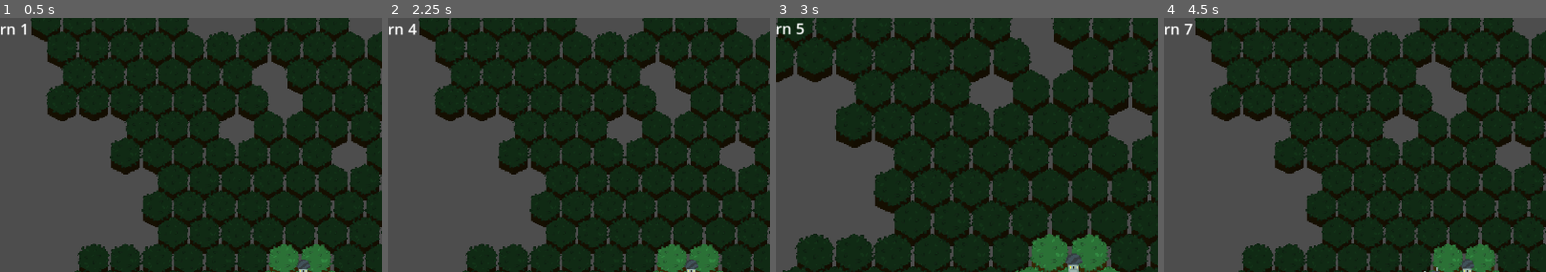
Above: before the commit, frames 1-4 (left to right).
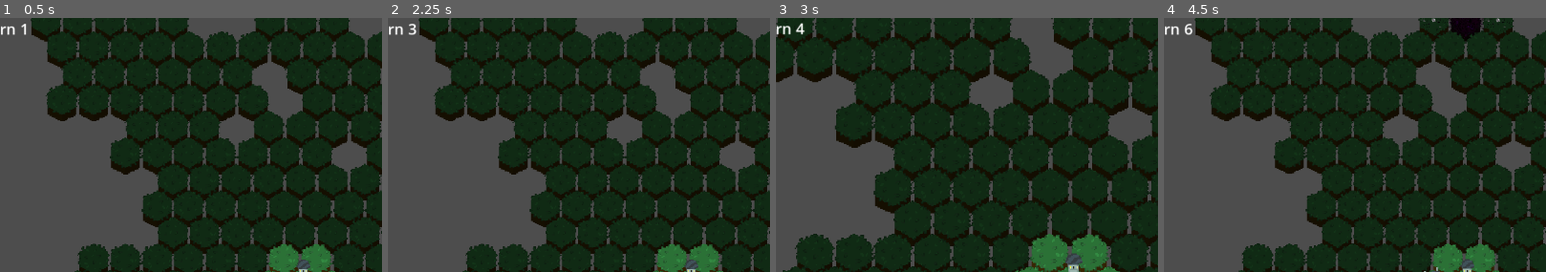
Above: after the commit, the same moments.

Repository: KlaimP/GameJam2.0
Game: Godot game, scene res://main.tscn
Same seed, same stepped clock (60 frames per second), same inputs: the game is played once before the commit and once after it.
Inputs (mouse positions are % of the whole screen's width and height, from its top left):
- Up to frame 1 (0.5 s): no input
- Up to frame 2 (2.25 s): click "Skip Turn" at 0.5 s; click "Skip Turn" at 1.25 s; click "Skip Turn" at 2 s
- Up to frame 3 (3 s): tap Enter at 2.75 s; move the mouse to (43, 53) at 2.77 s; tap Mouse wheel up (cam_zoom_in) at 2.85 s; click (43, 53) at 2.92 s
- Up to frame 4 (4.5 s): tap Space at 3.5 s; move the mouse to (37, 53) at 3.52 s; tap Mouse wheel down (cam_zoom_out) at 3.6 s; click (37, 53) at 3.67 s; click "Factory" at 4.25 s
The pictures show only the part of the screen within x 4-54%, y 0-50%; the shares and areas given below are measured in that part.

Frame 1 is identical in both runs. In frame 2, less than 0.1% of the frame differs, in the area x 5-8%, y 2-7%; in frame 3, less than 0.1%; in frame 4, 0.6%, in the area x 5-90%, y 0-7%.

Commit message:
Возможно даже без багов

Diff:
--- a/Dark.gd
+++ b/Dark.gd
@@ -1,11 +1,12 @@
 extends Node2D
 
 @onready var map = $"../Map"
-@onready var darkScene = load("res://dark.tscn")
+@onready var darkScene = load("res://Dark.tscn")
 @onready var futureDarkScene = load("res://FutureDark.tscn")
 
-var darkPower: float = 0.5
-var futureInfectChance = 0.7
+var darkPower: float = 0.1
+var darkPowerChange: float = 0.1
+var futureInfectChance = 0.4
 var infectChance = 0.0
 
 var playedTurns = 0
@@ -17,7 +18,7 @@
 
 func _ready():
 	EventBus.dark = self
-	EventBus.end_turn.connect(infect)
+	EventBus.take_dark.emit(self)
 	first_infection()
 	future_infected()
 
@@ -34,12 +35,18 @@
 
 func infect():
 	playedTurns += 1
-	darkPower += playedTurns%10 * 0.5
+	darkPower = int(playedTurns/10 + 1) * darkPowerChange
+	for tile in infectedTiles:
+		if tile.lightPower > calculate_dark(tile):
+			destroy_infection(tile)
+	for tile in futureInfectedTiles:
+		if tile.lightPower > calculate_dark(tile):
+			destroy_infection(tile)
 	for tile in futureInfectedTiles:
 		if tile.lightPower < calculate_dark(tile):
 			if randf() < infectChance: continue
 			infect_tile(tile)
-	var newArr: Array
+	var newArr: Array = []
 	for tile in futureInfectedTiles:
 		if tile.futureDark != null: newArr.append(tile)
 	futureInfectedTiles.clear()
@@ -52,7 +59,7 @@
 			if neigh.dark != null: continue
 			if neigh.futureDark != null: continue
 			if neigh.lightPower < calculate_dark(neigh):
-				if randf() < futureInfectChance: continue
+				if randf() > futureInfectChance: continue
 				future_infect_tile(neigh)
 	EventBus.start_turn.emit()
 
--- a/camera.gd
+++ b/camera.gd
@@ -64,8 +64,8 @@
 func set_zoom_settings():
 	var sumX = abs(edgeLeft) + abs(edgeRight)
 	var sumY = abs(edgeUp) + abs(edgeDown)
-	var max = sumX if sumX > sumY else sumY
-	zoomMax = screenResolution.x / max
+	var maxVal = sumX if sumX > sumY else sumY
+	zoomMax = screenResolution.x / maxVal
 	zoomDefault = zoomMax
 	zoom = Vector2(zoomDefault, zoomDefault)
 	check_position()
--- a/components/Castle.gd
+++ b/components/Castle.gd
@@ -3,31 +3,41 @@
 var curMaterials := 10
 var maxEnergy := 5
 var consumedEnergy := 0
-var price := 2
 var playedTurns = 0
+
+var energyConsumers: Array
 
 var lightPower = 2
 var tile
 
 func _ready():
+	EventBus.light.connect(light_around)
 	EventBus.castle = self
-	EventBus.start_turn.connect(start_turn)
-	EventBus.end_turn.connect(end_turn)
 
-func light_around(value):
-	tile.change_light(lightPower * value)
+
+func light_around():
+	tile.change_light(lightPower)
 	for neigh in tile.connectedTiles:
-		neigh.change_light(lightPower* value)
+		neigh.change_light(lightPower)
+
+func dark_around():
+	tile.change_light(-lightPower)
+	for neigh in tile.connectedTiles:
+		neigh.change_light(-lightPower)
+
 
 func destroy():
-	light_around(-1)
+	dark_around()
 	print("destroy")
 
-func _process(delta):
+
+func _process(_delta):
 	change_labels()
+
 
 func add_materials(materials):
 	curMaterials += materials
+
 
 func take_materials(needed_materials):
 	if curMaterials - needed_materials < 0:
@@ -35,27 +45,35 @@
 	curMaterials -= needed_materials
 	return true
 
-func take_energy(needed_energy):
-	if needed_energy + consumedEnergy > maxEnergy:
-		return false
-	consumedEnergy += needed_energy
-	return true
-
-func return_energy(towerEnergy):
-	consumedEnergy -= towerEnergy
-
 func add_energy(value):
 	maxEnergy += value
 
+func add_consumer(node):
+	energyConsumers.append(node)
+
+func take_energy():
+	consumedEnergy = 0
+	for consumer in energyConsumers:
+		if consumedEnergy + consumer.neededEnergy > maxEnergy: break
+		consumedEnergy += consumer.neededEnergy
+		consumer.work()
+
+func return_energy(node):
+	energyConsumers.erase(node)
+
+
 func change_labels():
-	var energyLabel: Array
+	var energyLabel: Array = []
 	energyLabel.append(consumedEnergy)
 	energyLabel.append(maxEnergy)
 	EventBus.change_energy_label.emit(energyLabel)
 	EventBus.change_materials_label.emit(curMaterials)
 
+
 func start_turn():
 	change_labels()
+	light_around()
+	take_energy()
 	playedTurns += 1
 	EventBus.change_turn_label.emit(playedTurns)
 
--- a/components/Factory.gd
+++ b/components/Factory.gd
@@ -1,25 +1,21 @@
 extends Node2D
 
-var work := false
+
 var materialGeneration := 2
-var energyConsum := 1;
+var neededEnergy := 1
 var castle
 
 func _ready():
+	EventBus.set_light.connect(func(): modulate = Color.DIM_GRAY)
 	castle = EventBus.castle
-	EventBus.end_turn.connect(turn)
-	work=working()
+	castle.add_consumer(self)
+
 
 func destroy():
-	castle.return_energy(energyConsum)
+	castle.return_energy(self)
 	queue_free()
 
-func turn():
+
+func work():
 	castle.add_materials(materialGeneration)
-	if !work:
-		work=working()
-
-func working() -> bool:
-	var _get = castle.take_energy(energyConsum)
-	print("Take " + str(energyConsum) + " energy: " + str(_get))
-	return _get
+	modulate = Color.WHITE
--- a/components/Light.gd
+++ b/components/Light.gd
@@ -2,38 +2,59 @@
 
 var tile
 
-var work := false
-var levelLight := 1;
-var energyConsum := 1;
-var castle;
+var levelLight := 1
+var neededEnergy := 1
+var castle
+
+var level = 0
+var levelMax = 3
+var upgradeCost = [3,5,6]
 
 var lightPower = 1
 
 
 func _ready():
-	EventBus.start_turn.connect(start_turn)
+	EventBus.set_light.connect(func(): modulate = Color.DIM_GRAY)
 	castle = EventBus.castle
-	work = working()
+	castle.add_consumer(self)
+	$LevelLabel.text = str(level + 1)
+
 
 func destroy():
-	castle.return_energy(energyConsum)
-	light_around(-1)
+	castle.return_energy(self)
 	queue_free()
 
-func light_around(value):
-	tile.change_light(lightPower * value)
+
+func light_around():
+	tile.change_light(lightPower)
 	for neigh in tile.connectedTiles:
-		neigh.change_light(lightPower* value)
-
-func start_turn():
-	if !work:
-		work = working()
-		if work:
-			light_around(1)
+		neigh.change_light(lightPower)
 
 
+func upgrade():
+	if level >= levelMax: return
+	if castle.take_materials(upgradeCost[level]):
+		level += 1
+		neededEnergy += 1
+		lightPower += 1
+		$LevelLabel.text = str(level + 1)
+		EventBus.end_turn.emit()
 
-func working() -> bool:
-	var _get = castle.take_energy(energyConsum)
-	print("Take " + str(energyConsum) + " energy: " + str(_get))
-	return _get
+
+func work():
+	light_around()
+	modulate = Color.WHITE
+
+
+func _on_mouse_entered():
+	$LevelLabel.show()
+	$Button.show()
+
+
+func _on_mouse_exited():
+	$LevelLabel.hide()
+	$Button.hide()
+
+
+func _on_button_pressed():
+	upgrade()
--- a/components/Light.tscn
+++ b/components/Light.tscn
@@ -3,11 +3,35 @@
 [ext_resource type="Script" path="res://components/Light.gd" id="1_5g1hr"]
 [ext_resource type="Texture2D" uid="uid://co53m5p2v24tj" path="res://assets/lamp.png" id="2_sqrrm"]
 
-[node name="Light" type="Node2D"]
+[node name="Light" type="Area2D"]
 script = ExtResource("1_5g1hr")
+
+[node name="CollisionPolygon2D" type="CollisionPolygon2D" parent="."]
+polygon = PackedVector2Array(0, -36, 32, -16, 32, 16, 0, 36, -32, 16, -32, -16)
 
 [node name="Sprite2D" type="Sprite2D" parent="."]
 texture_filter = 1
 position = Vector2(0, -20)
 scale = Vector2(2, 2)
 texture = ExtResource("2_sqrrm")
+
+[node name="LevelLabel" type="Label" parent="."]
+offset_left = -4.0
+offset_top = -43.0
+offset_right = 36.0
+offset_bottom = -20.0
+text = "1"
+horizontal_alignment = 1
+vertical_alignment = 1
+
+[node name="Button" type="Button" parent="."]
+offset_left = -40.0
+offset_top = -20.0
+offset_right = 40.0
+offset_bottom = 15.0
+mouse_filter = 1
+text = "Upgrade"
+
+[connection signal="mouse_entered" from="." to="." method="_on_mouse_entered"]
+[connection signal="mouse_exited" from="." to="." method="_on_mouse_exited"]
+[connection signal="pressed" from="Button" to="." method="_on_button_pressed"]
--- a/components/LightGenerator.gd
+++ b/components/LightGenerator.gd
@@ -1,18 +1,17 @@
 extends Node2D
 
-var work := true
-var energyGeneration := 6
+var energyGeneration := 3
 var castle
 
 func _ready():
 	castle = EventBus.castle
-	working()
+	work()
 
 func destroy():
 	destroyed()
 	queue_free()
 
-func working():
+func work():
 	castle.add_energy(energyGeneration)
 
 func destroyed():
--- /dev/null
+++ b/main.gd
@@ -0,0 +1,21 @@
+extends Node2D
+
+@onready var dark = $Dark
+var castle
+
+
+func _ready():
+	EventBus.end_turn.connect(end_turn)
+	castle = EventBus.castle
+
+
+func end_turn():
+	dark.infect()
+	castle.end_turn()
+	start_turn()
+
+
+func start_turn():
+	EventBus.set_light.emit()
+	EventBus.light.emit()
+	castle.start_turn()
--- a/main.tscn
+++ b/main.tscn
@@ -1,6 +1,7 @@
-[gd_scene load_steps=9 format=3 uid="uid://bqepsxv2y24uo"]
+[gd_scene load_steps=10 format=3 uid="uid://bqepsxv2y24uo"]
 
 [ext_resource type="Script" path="res://map/map.gd" id="1_n1bfs"]
+[ext_resource type="Script" path="res://main.gd" id="1_vhywa"]
 [ext_resource type="Script" path="res://camera.gd" id="2_2xbfh"]
 [ext_resource type="Script" path="res://scripts/LabelEnergy.gd" id="2_mnvyg"]
 [ext_resource type="PackedScene" uid="uid://dubcd60cprcpp" path="res://components/BuildMenu.tscn" id="2_x1yqp"]
@@ -10,6 +11,7 @@
 [ext_resource type="Script" path="res://SkipTurnButton.gd" id="4_qmleu"]
 
 [node name="Main" type="Node2D"]
+script = ExtResource("1_vhywa")
 
 [node name="Camera2D" type="Camera2D" parent="."]
 z_index = 100
--- a/map/map.gd
+++ b/map/map.gd
@@ -37,6 +37,7 @@
 	connect_neighbors()
 	tiles[Vector3(0,0,0)].set_build(0)
 	EventBus.calculate_edges.emit(find_edges())
+	EventBus.start_turn.emit()
 
 
 
@@ -52,7 +53,7 @@
 		create_tiles_around(arr[randi_range(0,arr.size()-1)])
 
 func find_low_neighbor_tile():
-	var minTile: Array
+	var minTile: Array = []
 	minTile.append(tiles[Vector3.ZERO])
 	for tile in tiles.values():
 		if tile.connectedTiles.size() == minTile[0].connectedTiles.size():
@@ -121,7 +122,7 @@
 
 
 func generate_neighbor_positions(pos: Vector3) -> Array:
-	var arr: Array
+	var arr: Array = []
 	for i in range(2):
 		arr.append(change_x(pos, i))
 		arr.append(change_y(pos, i))
@@ -129,7 +130,7 @@
 	return arr
 
 func find_neighbors(pos: Vector3) -> Array:
-	var arr: Array
+	var arr: Array = []
 	for i in range(2):
 		if(tiles.has(change_x(pos, i))): arr.append(tiles[change_x(pos, i)])
 		if(tiles.has(change_y(pos, i))): arr.append(tiles[change_y(pos, i)])
--- a/map/tile.gd
+++ b/map/tile.gd
@@ -9,6 +9,8 @@
 var futureDark
 var tilePosition: Vector3
 
+var darkNode
+
 var connectedTiles: Array
 
 var isYourTurn: bool = true
@@ -17,25 +19,31 @@
 
 
 func _ready():
-	EventBus.end_turn.connect(func(): isYourTurn = false)
+	EventBus.take_dark.connect(func(node): darkNode = node)
+	EventBus.end_turn.connect(end_turn)
+	EventBus.set_light.connect(light_around)
 	EventBus.start_turn.connect(func(): isYourTurn = true)
 	$Sprite2D.texture = load("res://assets/tile_"+str(randi_range(1,3))+".png")
 	set_light(0)
 
 
+func end_turn():
+	isYourTurn = false
+
+func light_around():
+	if dark == null: set_light(0)
+	else: set_light(-1)
+
+
 func set_light(value):
-	lightPower = -1 if value < -1 else 3 if value > 3 else value
+	lightPower = -1 if value < -1 else value
 	change_color()
 
 func change_light(value):
-	#check_dark()
 	lightPower += value
-	lightPower = -1 if lightPower < -1 else 3 if lightPower > 3 else lightPower
+	lightPower = -1 if lightPower < -1 else lightPower
 	change_color()
 
-func check_dark():
-	if dark.calculate_dark(self) < lightPower:
-		dark.destroy_infection(self)
 
 func change_color():
 	match lightPower:
@@ -48,7 +56,7 @@
 
 func draw_line_to_tile():
 	lineToTile.points.clear()
-	var arr: Array
+	var arr: Array = []
 	for tile in connectedTiles:
 		arr.append(Vector2.ZERO)
 		arr.append((tile.position - position)/2)
@@ -59,7 +67,7 @@
 	$Label.text = str(pos)
 
 
-func _on_input_event(viewport, event: InputEvent, shape_idx):
+func _on_input_event(_viewport, event: InputEvent, _shape_idx):
 	if event.is_action_pressed("lmb"):
 		if !isYourTurn:
 			return
--- a/scripts/Build.gd
+++ b/scripts/Build.gd
@@ -24,7 +24,7 @@
 			build = newBuild
 			add_child(newBuild)
 			newBuild.tile = get_parent()
-			newBuild.light_around(1)
+			newBuild.light_around()
 		Type.FACTORY:
 			var newBuild = factory.instantiate()
 			build = newBuild
@@ -34,7 +34,7 @@
 			build = newBuild
 			add_child(newBuild)
 			newBuild.tile = get_parent()
-			newBuild.light_around(1)
+			newBuild.light_around()
 		Type.GENERATOR:
 			var newBuild = generator.instantiate()
 			build = newBuild
--- a/scripts/EventBus.gd
+++ b/scripts/EventBus.gd
@@ -3,7 +3,10 @@
 var castle
 var dark
 
-
+signal take_castle(node)
+signal set_light
+signal take_dark(node)
+signal light
 signal calculate_edges(arr)
 
 signal open_buid_menu(tile)
Not shown, added: map/tilD89F.tmp
